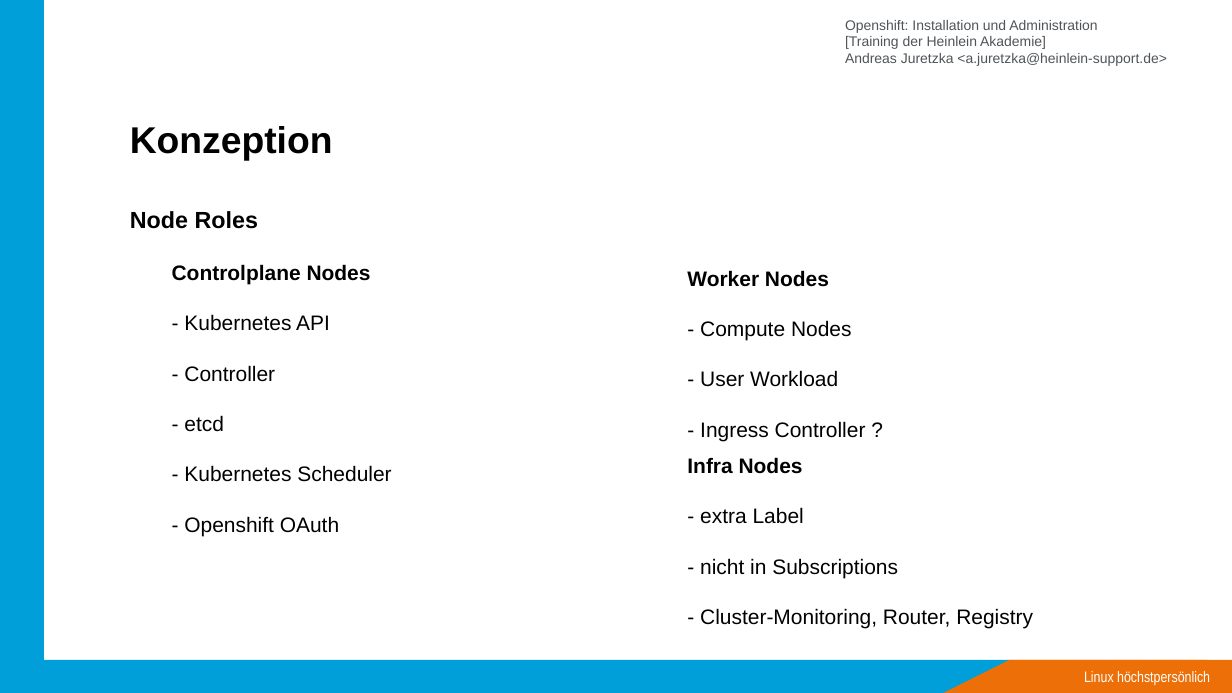
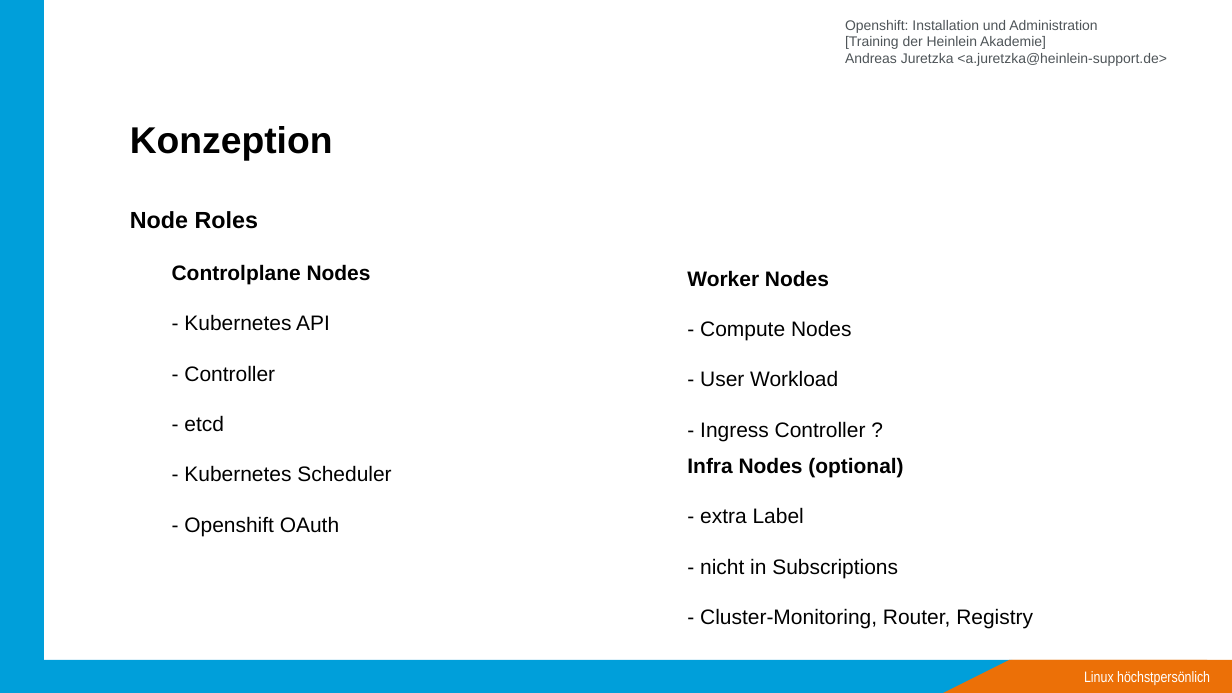
Before and after one commit to ajayten/openshift-kurs-folien, a slide deck: slide 11 of kurs-folien.odp (slide 12 before the commit). Drawn at 1232x693 pixels with LibreOffice and Linux fonts; fonts in the diff are those of the drawing; background and template pictures are left out. Boxes give left, top, right and bottom in pixels: in the first picture for what was removed or moved away, otherwise in the second. Text is boxed around its words. In the diff, an @@ line names an element or a change of style, - is before the commit and + after.

```diff
--- a/kurs-folien.odp
+++ b/kurs-folien.odp
@@ text at (687,457,903,478): text changed @@
-Infra Nodes
+Infra Nodes (optional)
```
Also in this commit, not shown: 2 other slides changed, 7 slides added, 2 slides removed, 1 other file.
